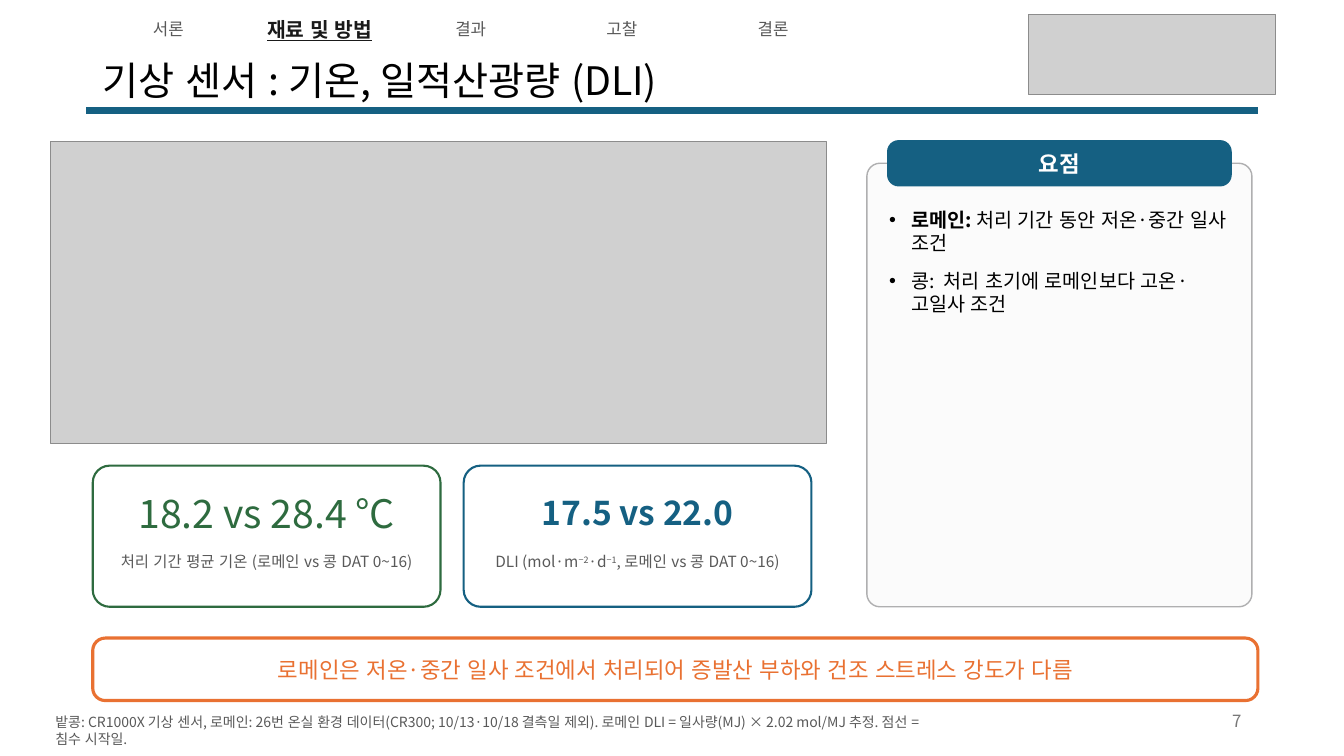
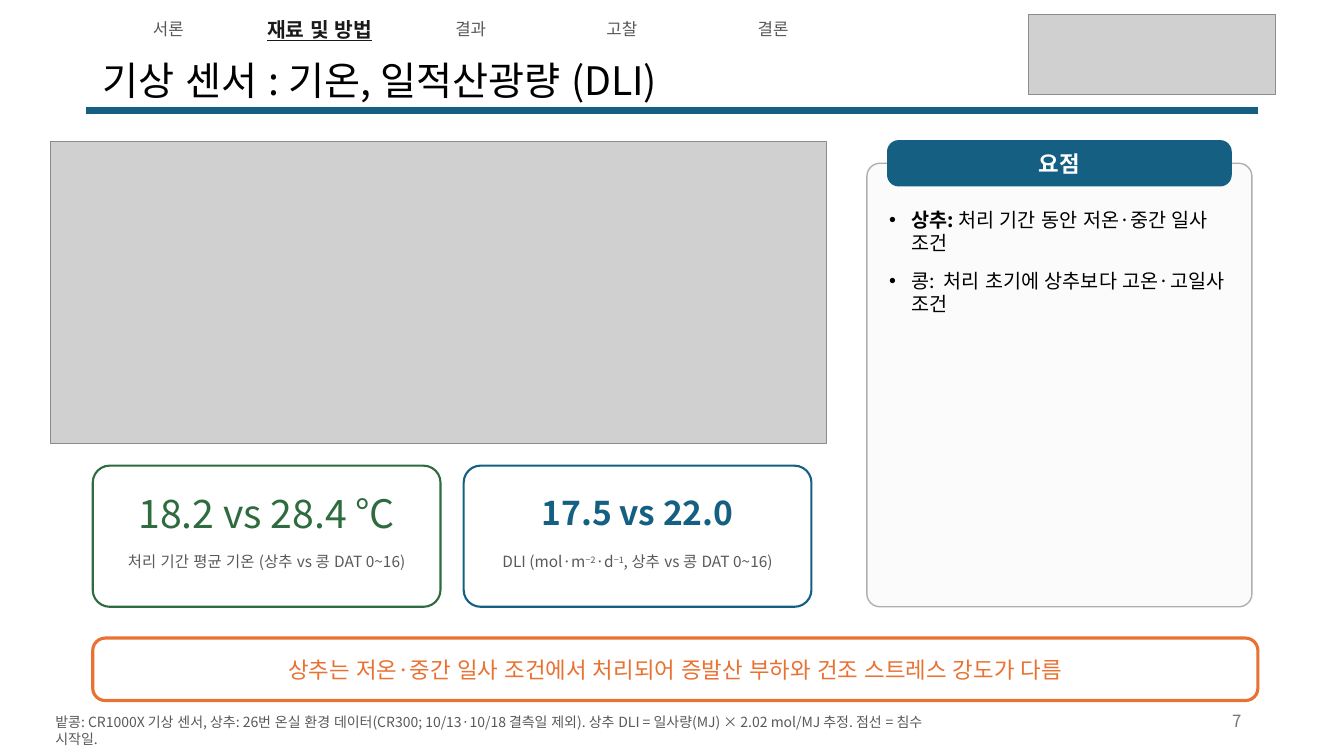
Before and after one commit to YunJM20/-, a slide deck: slide 7 of 구두발표_콩vs로메인상추_v6.pptx. Drawn at 1344x756 pixels with LibreOffice and Linux fonts; fonts in the diff are those of the drawing; grey boxes stand for pictures. Boxes give left, top, right and bottom in pixels: in the first picture for what was removed or moved away, otherwise in the second. Text is boxed around its words. In the diff, an @@ line names an element or a change of style, - is before the commit and + after.

```diff
--- a/구두발표_콩vs로메인상추_v6.pptx
+++ b/구두발표_콩vs로메인상추_v6.pptx
@@ text at (911,210,1225,312): text changed @@
-• 로메인: 처리 기간 동안 저온·중간 일사 조건
-• 콩: 처리 초기에 로메인보다 고온·고일사 조건
+• 상추: 처리 기간 동안 저온·중간 일사 조건
+• 콩: 처리 초기에 상추보다 고온·고일사 조건
@@ text at (128,554,405,570): text changed @@
-처리 기간 평균 기온 (로메인 vs 콩 DAT 0~16)
+처리 기간 평균 기온 (상추 vs 콩 DAT 0~16)
@@ text at (502,554,772,570): text changed @@
-DLI (mol·m−2·d−1, 로메인 vs 콩 DAT 0~16)
+DLI (mol·m−2·d−1, 상추 vs 콩 DAT 0~16)
@@ text in rounded rectangle at (288,659,1062,680): text changed @@
-로메인은 저온·중간 일사 조건에서 처리되어 증발산 부하와 건조 스트레스 강도가 다름
+상추는 저온·중간 일사 조건에서 처리되어 증발산 부하와 건조 스트레스 강도가 다름
@@ text at (55,715,923,745): text changed @@
-밭콩: CR1000X 기상 센서, 로메인: 26번 온실 환경 데이터(CR300; 10/13·10/18 결측일 제외). 로메인 DLI = 일사량(MJ) × 2.02 mol/MJ 추정. 점선 = 침수 시작일.
+밭콩: CR1000X 기상 센서, 상추: 26번 온실 환경 데이터(CR300; 10/13·10/18 결측일 제외). 상추 DLI = 일사량(MJ) × 2.02 mol/MJ 추정. 점선 = 침수 시작일.
```
Also in this commit, not shown: 21 other slides changed.
